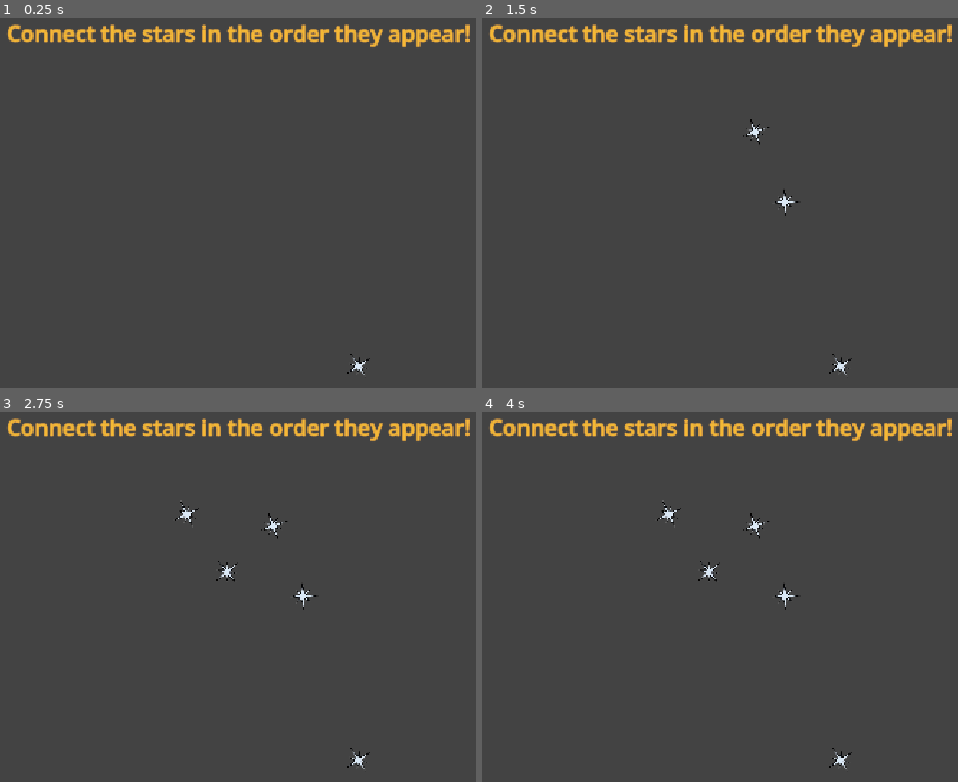
Above: before the commit, frames 1-4 (two rows, left to right).
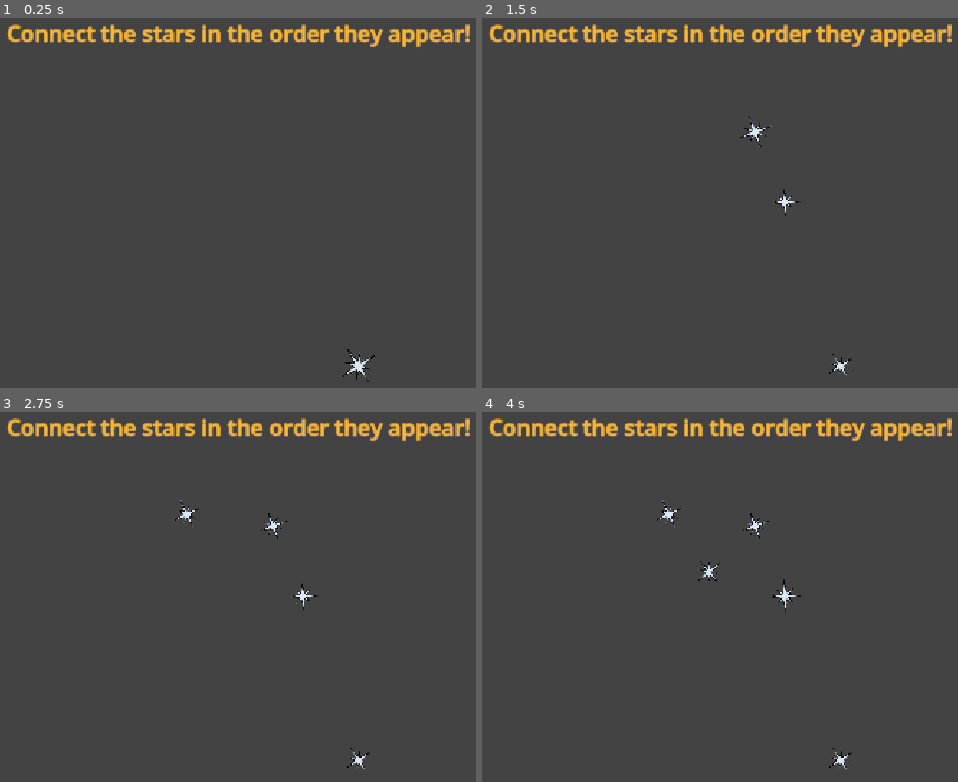
Above: after the commit, the same moments.

Repository: Logabe/fiiiiih
Game: Godot game, scene res://constellation/constellation.tscn
Same seed, same stepped clock (60 frames per second), same inputs: the game is played once before the commit and once after it. This scene is started directly instead of the project's main scene.
Inputs (mouse positions are in pixels of both pictures, inside the frame that each line leads up to):
- Up to frame 1 (0.25 s): no input
- Up to frame 2 (1.5 s): move the mouse to (839, 365) at 0.52 s; click (839, 365) at 0.67 s; move the mouse to (786, 203) at 1.27 s; click (786, 203) at 1.42 s
- Up to frame 3 (2.75 s): tap Enter at 2 s; move the mouse to (271, 526) at 2.02 s; click (271, 526) at 2.17 s
- Up to frame 4 (4 s): move the mouse to (667, 515) at 2.77 s; click (667, 515) at 2.92 s; move the mouse to (710, 571) at 3.52 s; click (710, 571) at 3.67 s

The runs differ from the first frame. In frame 1, 0.1% of the frame differs, in the area x 72-79%, y 89-99%; in frame 2, less than 0.1%; in frame 3, less than 0.1%; in frame 4, less than 0.1%.

Commit message:
Refined constellation script after further testing

Diff:
--- a/constellation/constellation.gd
+++ b/constellation/constellation.gd
@@ -1,7 +1,7 @@
 extends Control
 # hi this is logan. this code ugly af
 
-@export var delay = .6
+@export var delay = .7
 @onready var reel = $Reel
 @export var patterns: Dictionary[String, Pattern]
 
@@ -43,6 +43,11 @@
 	stars.append(star)
 	added_counter += 1
 
+	var tween = create_tween()
+	tween.tween_property(star, "scale", Vector2(1.5, 1.5), 0.3)
+	tween.tween_property(star, "scale", Vector2(1, 1), 0.3)
+
+
 func _mouse_entered(node: Area2D):
 	if !can_draw:
 		return
@@ -56,7 +61,8 @@
 
 		if connected_counter >= len(points):
 			can_draw = false
-	elif connected_counter == -1:
+			create_tween().tween_property(reel, "default_color", Color.GOLD, 1)
+	elif node != stars[connected_counter-1]:
 		reel.default_color = Color.RED
 		can_draw = false
 		_set_end_pos(node.position)
